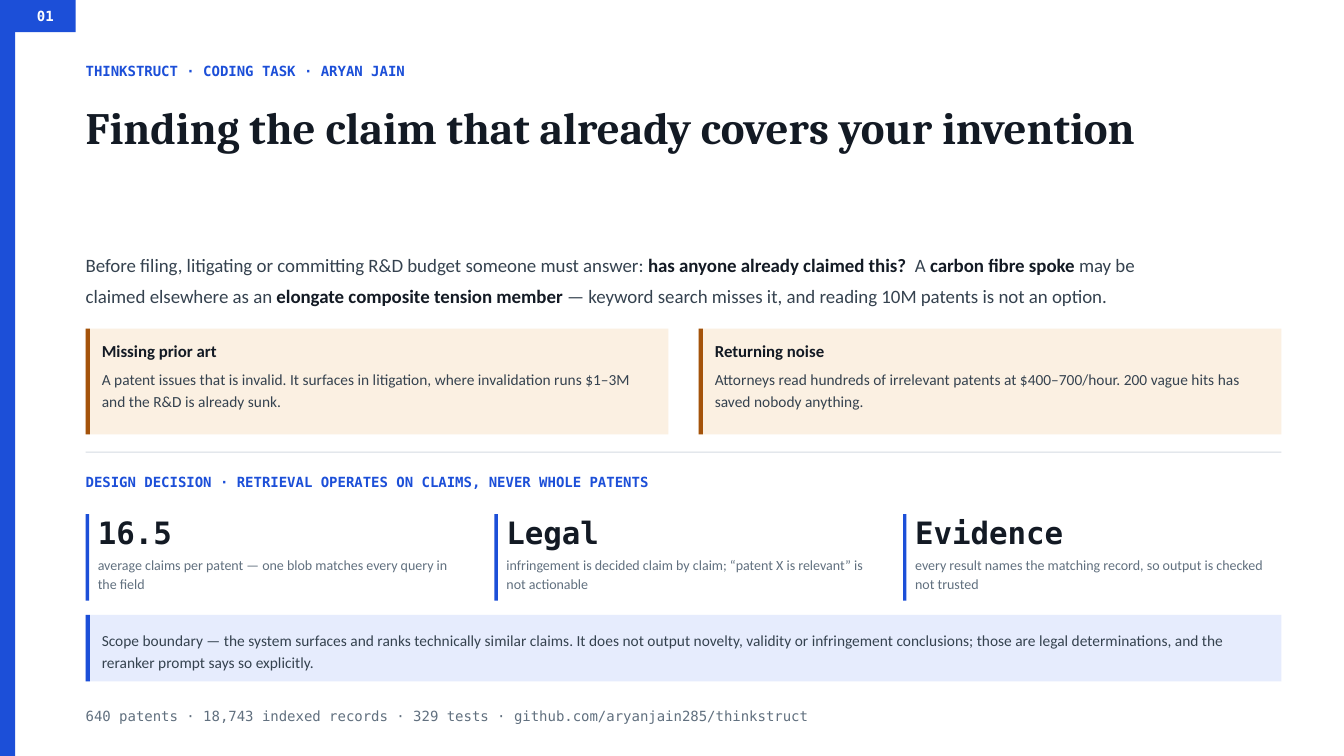
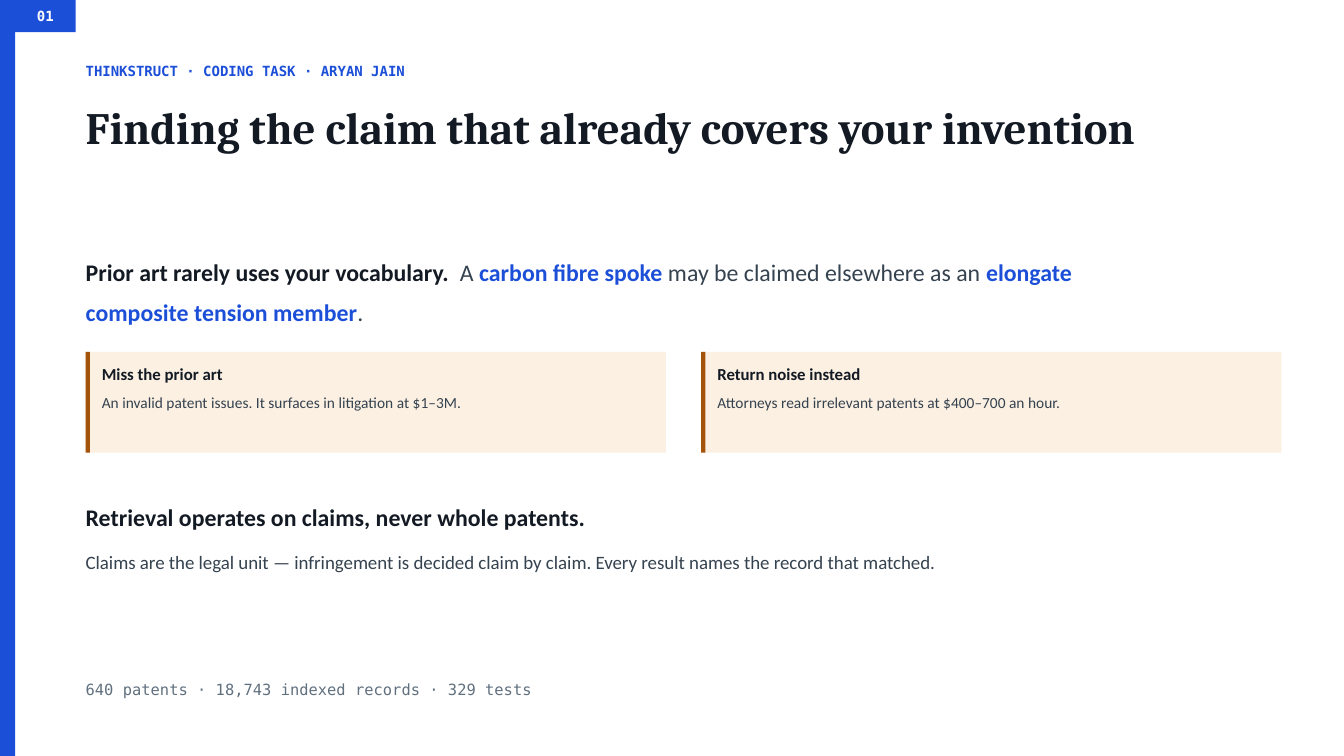
Before and after one commit to aryanjain285/thinkstruct, a slide deck: slide 1 of docs/thinkstruct-deck.pptx. Drawn at 1344x756 pixels with LibreOffice and Linux fonts; fonts in the diff are those of the drawing. Boxes give left, top, right and bottom in pixels: in the first picture for what was removed or moved away, otherwise in the second. Text is boxed around its words. In the diff, an @@ line names an element or a change of style, - is before the commit and + after.

```diff
--- a/docs/thinkstruct-deck.pptx
+++ b/docs/thinkstruct-deck.pptx
@@ text at [86, 264, 1072, 325]: text changed; size 13.5 to 17 pt; text colour #35424F to #1C4FD8; bold on @@
-Before filing, litigating or committing R&D budget someone must answer: has anyone already claimed this? A carbon fibre spoke may be claimed elsewhere as an elongate composite tension member — keyword search misses it, and reading 10M patents is not an option.
+Prior art rarely uses your vocabulary. A carbon fibre spoke may be claimed elsewhere as an elongate composite tension member.
@@ rectangle: place and size @@
-rectangle at [86, 329, 668, 435]
+rectangle at [86, 352, 666, 453]
@@ rectangle: place and size @@
-rectangle at [86, 329, 90, 435]
+rectangle at [86, 352, 90, 453]
@@ rectangle: place and size @@
-rectangle at [699, 329, 1281, 435]
+rectangle at [702, 352, 1282, 453]
@@ rectangle: place and size @@
-rectangle at [699, 329, 703, 435]
+rectangle at [702, 352, 706, 453]
@@ text at [102, 368, 461, 411]: text changed @@
-Missing prior art
-A patent issues that is invalid. It surfaces in litigation, where invalidation runs $1–3M and the R&D is already sunk.
+Miss the prior art
+An invalid patent issues. It surfaces in litigation at $1–3M.
@@ text at [717, 368, 1060, 411]: text changed @@
-Returning noise
-Attorneys read hundreds of irrelevant patents at $400–700/hour. 200 vague hits has saved nobody anything.
+Return noise instead
+Attorneys read irrelevant patents at $400–700 an hour.
@@ rectangle removed at [86, 452, 1281, 453] @@
@@ text at [86, 509, 935, 573]: text changed; size 10 to 13.5 pt; font DejaVu Sans Mono to Calibri; text colour #1C4FD8 to #35424F; bold off @@
-DESIGN DECISION · RETRIEVAL OPERATES ON CLAIMS, NEVER WHOLE PATENTS
+Retrieval operates on claims, never whole patents.
+Claims are the legal unit — infringement is decided claim by claim. Every result names the record that matched.
@@ rectangle removed at [86, 514, 89, 601] @@
@@ text removed at [98, 521, 448, 589] @@
-16.5
-average claims per patent — one blob matches every query in the field
@@ rectangle removed at [494, 514, 497, 601] @@
@@ text removed at [506, 520, 863, 589] @@
-Legal
-infringement is decided claim by claim; “patent X is relevant” is not actionable
@@ rectangle removed at [903, 514, 906, 601] @@
@@ text removed at [915, 519, 1262, 589] @@
-Evidence
-every result names the matching record, so output is checked not trusted
@@ rectangle removed at [86, 615, 1281, 682] @@
@@ rectangle removed at [86, 615, 90, 682] @@
@@ text removed at [102, 635, 1223, 671] @@
-Scope boundary — the system surfaces and ranks technically similar claims. It does not output novelty, validity or infringement conclusions; those are legal determinations, and the reranker prompt says so explicitly.
@@ text at [86, 683, 531, 698]: text changed; size 10 to 11 pt @@
-640 patents · 18,743 indexed records · 329 tests · github.com/aryanjain285/thinkstruct
+640 patents · 18,743 indexed records · 329 tests
```
Also in this commit, not shown: 3 other slides changed, 1 slide added, 1 slide removed, 4 other files.
